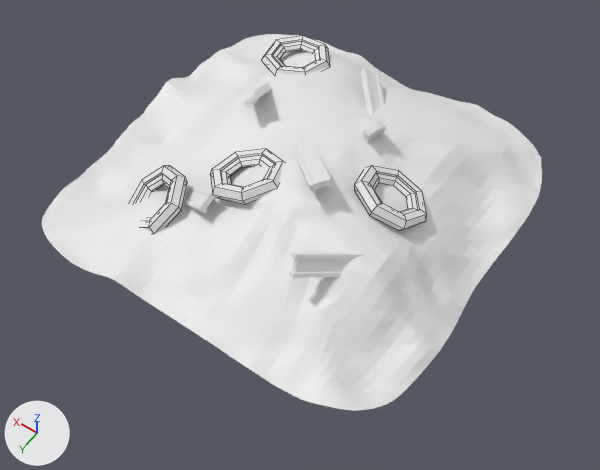
An edit to the Blender file Assets/liquid/Models/big_patch_of_rubble.blend, drawn before and after from the same camera.
Rendered twice from a 50 mm camera at (-7.75, 10.97, 14.72) aimed at (-0.74, 1.16, -0.7). Lighting does not change. The marker at lower left points along +X, +Y and +Z. Mesh edges are drawn as thin lines on the coarser meshes.

Names of what the first picture shows: 'Metal', 'Metal.001', 'Metal.003', 'Metal.006', 'Plane', 'Wheel', 'Wheel.001', 'Wheel.002', 'Wheel.003'.
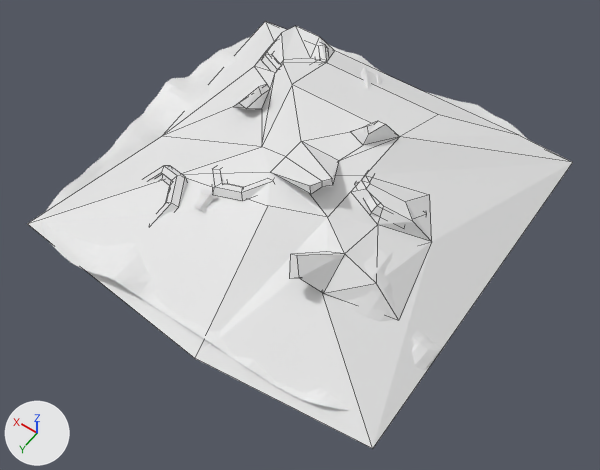
Boxes [x1, y1, x2, y2] around the edits, measured in the pictures (600 x 470 px):
'Cube', added: after [27, 21, 573, 448]
'Plane', unchanged, covered by the edit: before [42, 34, 542, 411]; after [42, 37, 527, 410]
'Wheel', unchanged, covered by the edit: before [354, 165, 427, 230]; after [355, 174, 385, 216]
'Wheel.002', unchanged, covered by the edit: before [210, 149, 284, 204]; after [212, 169, 268, 201]
'Wheel.001', unchanged, covered by the edit: before [262, 36, 330, 75]; after [262, 44, 328, 70]

Patch to the scene script:
```diff
--- a/Assets/liquid/Models/big_patch_of_rubble.blend.py
+++ b/Assets/liquid/Models/big_patch_of_rubble.blend.py
@@ me_cube @@
+me_cube.from_pydata(...)  # 75 vertices, 70 faces; spans x -5.0..4.68, y -4.67..5.15, z -0.64..1.65
@@ ob_cube @@
+ob_cube = bpy.data.objects.new('Cube', me_cube)
+ob_cube.location = (0.0, 0.0, 0.0)
```
